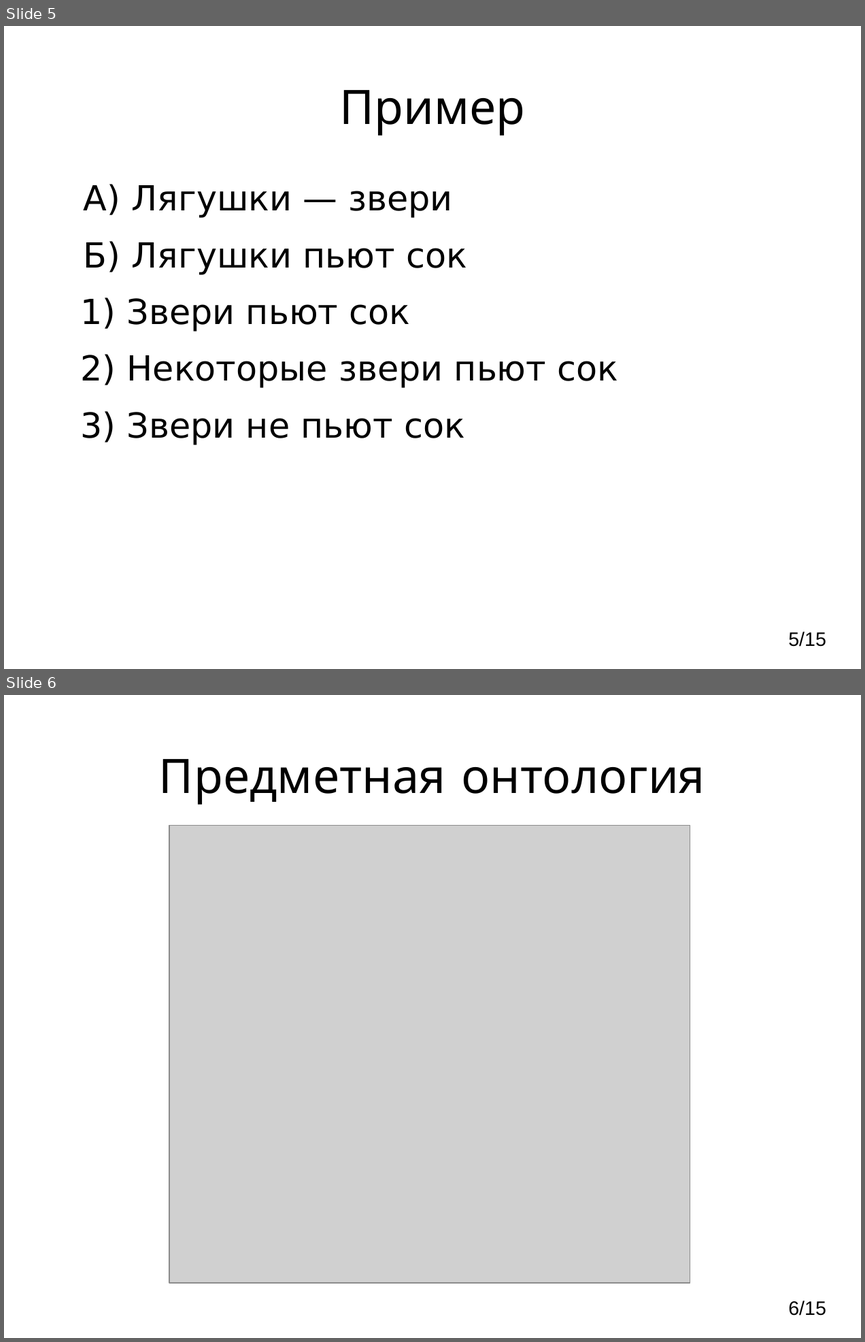
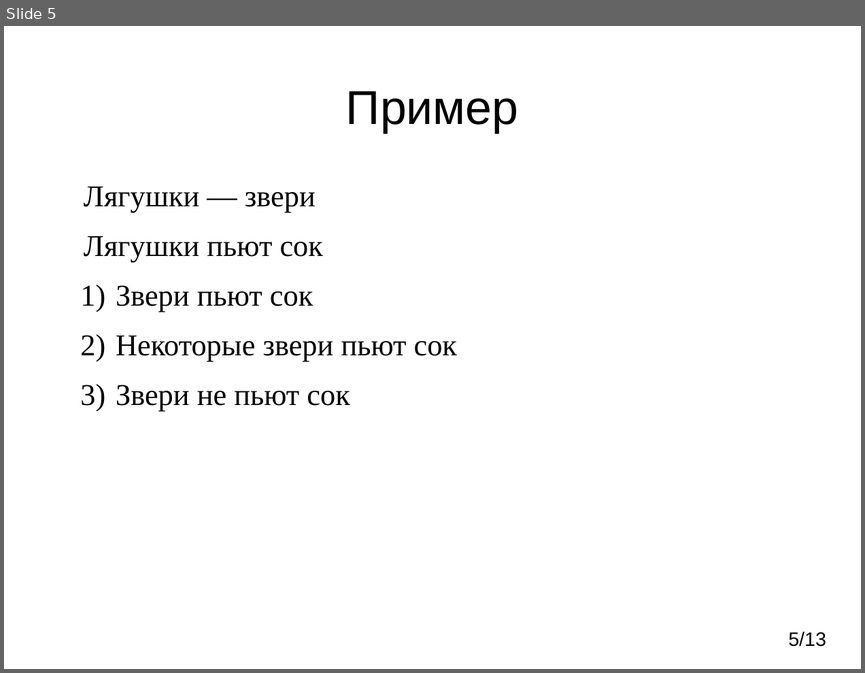
Before and after one commit to vinni-au/l-gen, a slide deck: Презентация.odp. Shown one above the other, each under a label of ours: slides 5 and 6 before the commit, slide 5 after it. The pictures are 865x1342 and 865x673 pixels, drawn with LibreOffice and Linux fonts; fonts in the diff are those of the drawing; grey boxes stand for pictures. Boxes give left, top, right and bottom in pixels: in the first picture for what was removed or moved away, otherwise in the second. Text is boxed around its words. In the diff, an @@ line names an element or a change of style, - is before the commit and + after.

```diff
--- a/Презентация.odp
+++ b/Презентация.odp
@@ slide 6 removed at box(4, 695, 861, 1338), background #FFFFFF @@
@@ title removed at box(159, 759, 705, 804) @@
-Предметная онтология
@@ picture removed at box(170, 825, 691, 1283) @@
@@ page number removed at box(788, 1300, 826, 1315) @@
-6/15
@@ slide 5 changed as well @@
@@ title "Пример" at box(346, 91, 519, 133): font Comic Neue to Arial @@
@@ text at box(84, 186, 323, 262): text changed; size 32 to 28 pt; font DejaVu Sans to Times New Roman @@
-А) Лягушки — звери
-Б) Лягушки пьют сок
+Лягушки — звери
+Лягушки пьют сок
@@ text at box(116, 285, 457, 411): size 32 to 28 pt, font DejaVu Sans to Times New Roman in "Звери пьют сок", "Некоторые звери пьют сок", "Звери не пьют сок"; less space between paragraphs @@
@@ page number at box(788, 631, 826, 646): text changed @@
-5/15
+5/13
```
Also in this commit, not shown: 11 other slides changed, 1 slide added, 2 other slides removed.
